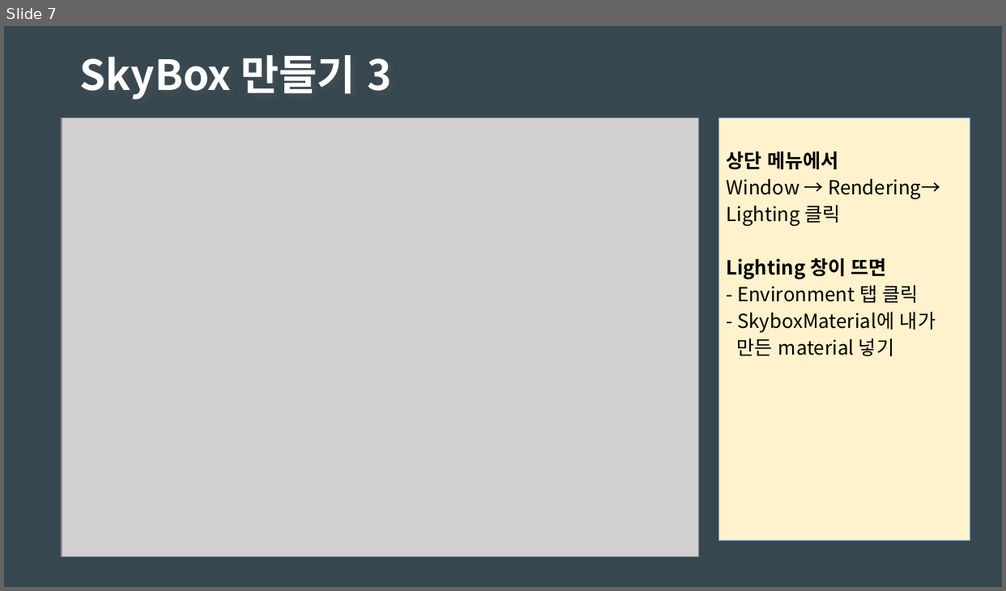
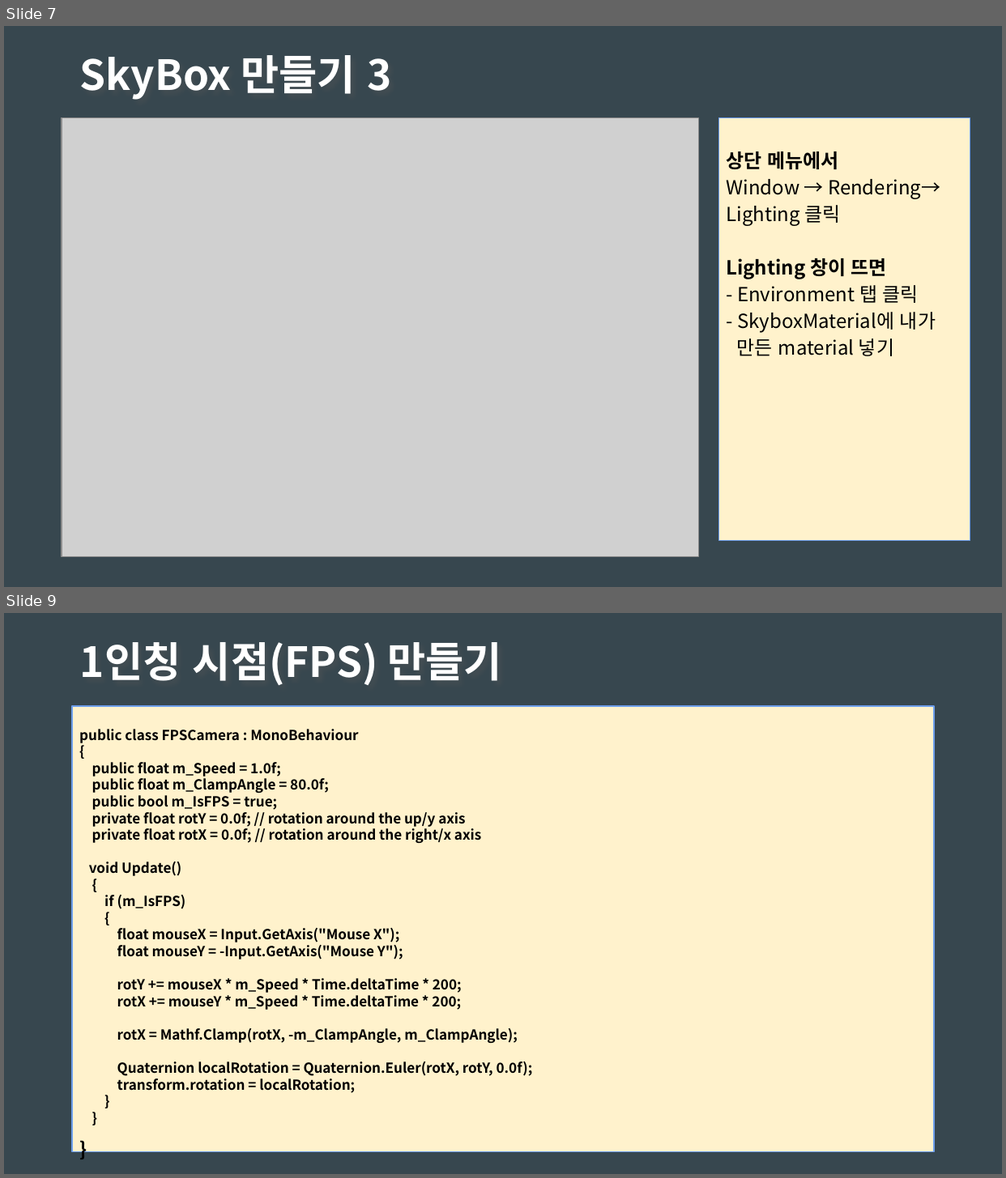
Before and after one commit to HamDW/SimpleGames, a slide deck: 03_JombiDefence3D/zDigine/ScritableObject 사용.pptx. Shown one above the other, each under a label of ours: slide 7 before the commit, slides 7 and 9 after it; the slides between them are not shown. The pictures are 1006x591 and 1006x1178 pixels, drawn with LibreOffice and Linux fonts; fonts in the diff are those of the drawing; grey boxes stand for pictures. Boxes give left, top, right and bottom in pixels: in the first picture for what was removed or moved away, otherwise in the second. Text is boxed around its words. In the diff, an @@ line names an element or a change of style, - is before the commit and + after.

```diff
--- a/03_JombiDefence3D/zDigine/ScritableObject 사용.pptx
+++ b/03_JombiDefence3D/zDigine/ScritableObject 사용.pptx
@@ slide 9 added at (x1=4, y1=613, x2=1002, y2=1174), background #37474F @@
@@ text added at (x1=80, y1=642, x2=503, y2=685), 30 pt, text #FFFFFF, bold @@
+1인칭 시점(FPS) 만들기
@@ rectangle added at (x1=72, y1=706, x2=934, y2=1152), fill #FFF2CC, outline #6D9EEB 0.75 pt, 10 pt, text #000000, bold @@
+public class FPSCamera : MonoBehaviour
+{
+public float m_Speed = 1.0f;
+public float m_ClampAngle = 80.0f;
+public bool m_IsFPS = true;
+private float rotY = 0.0f; // rotation around the up/y axis
+private float rotX = 0.0f; // rotation around the right/x axis
+void Update()
+{
+if (m_IsFPS)
+{
+float mouseX = Input.GetAxis("Mouse X");
+float mouseY = -Input.GetAxis("Mouse Y");
+rotY += mouseX * m_Speed * Time.deltaTime * 200;
+rotX += mouseY * m_Speed * Time.deltaTime * 200;
+rotX = Mathf.Clamp(rotX, -m_ClampAngle, m_ClampAngle);
+Quaternion localRotation = Quaternion.Euler(rotX, rotY, 0.0f);
+transform.rotation = localRotation;
+}
+}
+}
```
Also in this commit, not shown: 1 other slide added.
